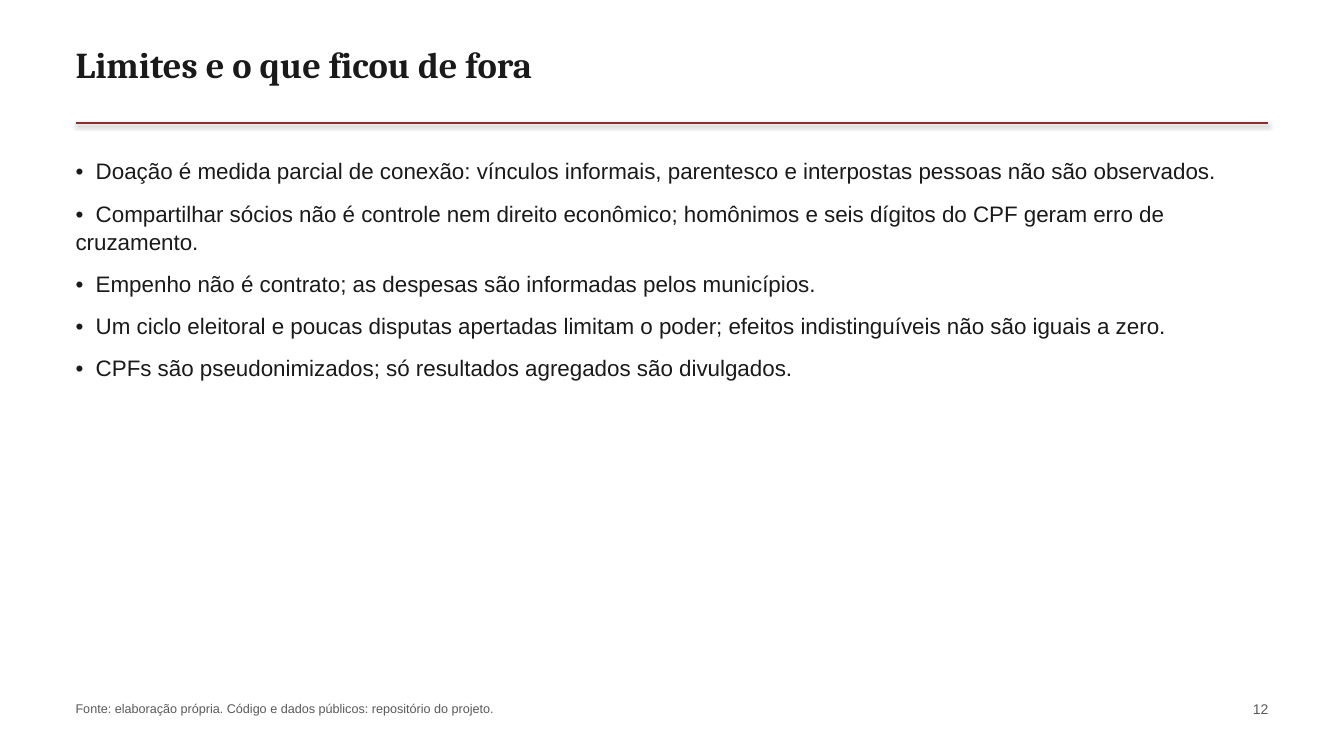
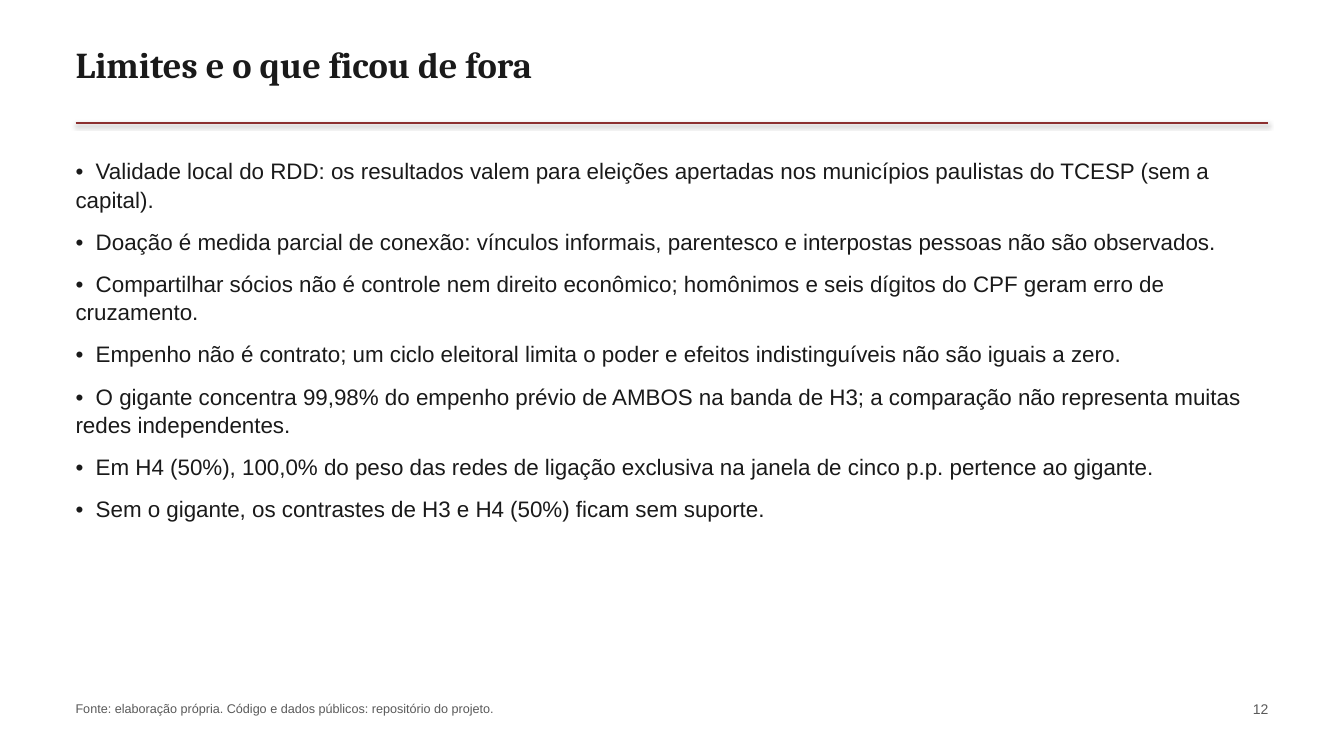
Before and after one commit to rafaelt0/redes-economicas-e-sociais-2, a slide deck: slide 12 of output/deck.pptx. Drawn at 1344x756 pixels with LibreOffice and Linux fonts; fonts in the diff are those of the drawing. Boxes give left, top, right and bottom in pixels: in the first picture for what was removed or moved away, otherwise in the second. Text is boxed around its words. In the diff, an @@ line names an element or a change of style, - is before the commit and + after.

```diff
--- a/output/deck.pptx
+++ b/output/deck.pptx
@@ text at <box>76,162,1208,213</box>: paragraph added @@
+• Validade local do RDD: os resultados valem para eleições apertadas nos municípios paulistas do TCESP (sem a capital).
@@ text at <box>76,345,1240,522</box>: text changed @@
-• Empenho não é contrato; as despesas são informadas pelos municípios.
-• Um ciclo eleitoral e poucas disputas apertadas limitam o poder; efeitos indistinguíveis não são iguais a zero.
-• CPFs são pseudonimizados; só resultados agregados são divulgados.
+• Empenho não é contrato; um ciclo eleitoral limita o poder e efeitos indistinguíveis não são iguais a zero.
+• O gigante concentra 99,98% do empenho prévio de AMBOS na banda de H3; a comparação não representa muitas redes independentes.
+• Em H4 (50%), 100,0% do peso das redes de ligação exclusiva na janela de cinco p.p. pertence ao gigante.
+• Sem o gigante, os contrastes de H3 e H4 (50%) ficam sem suporte.
```
Also in this commit, not shown: 11 other slides changed, 16 other files.
